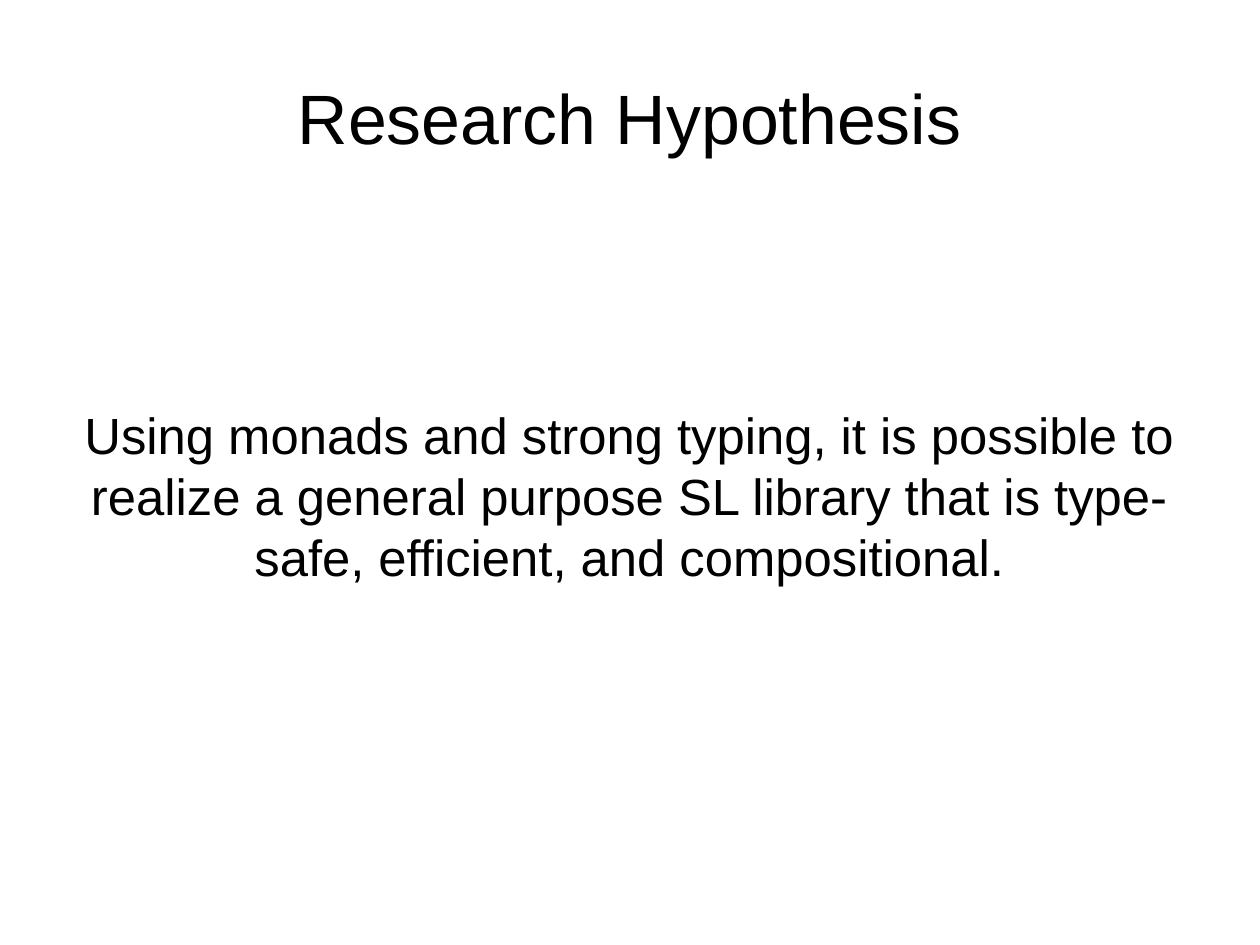
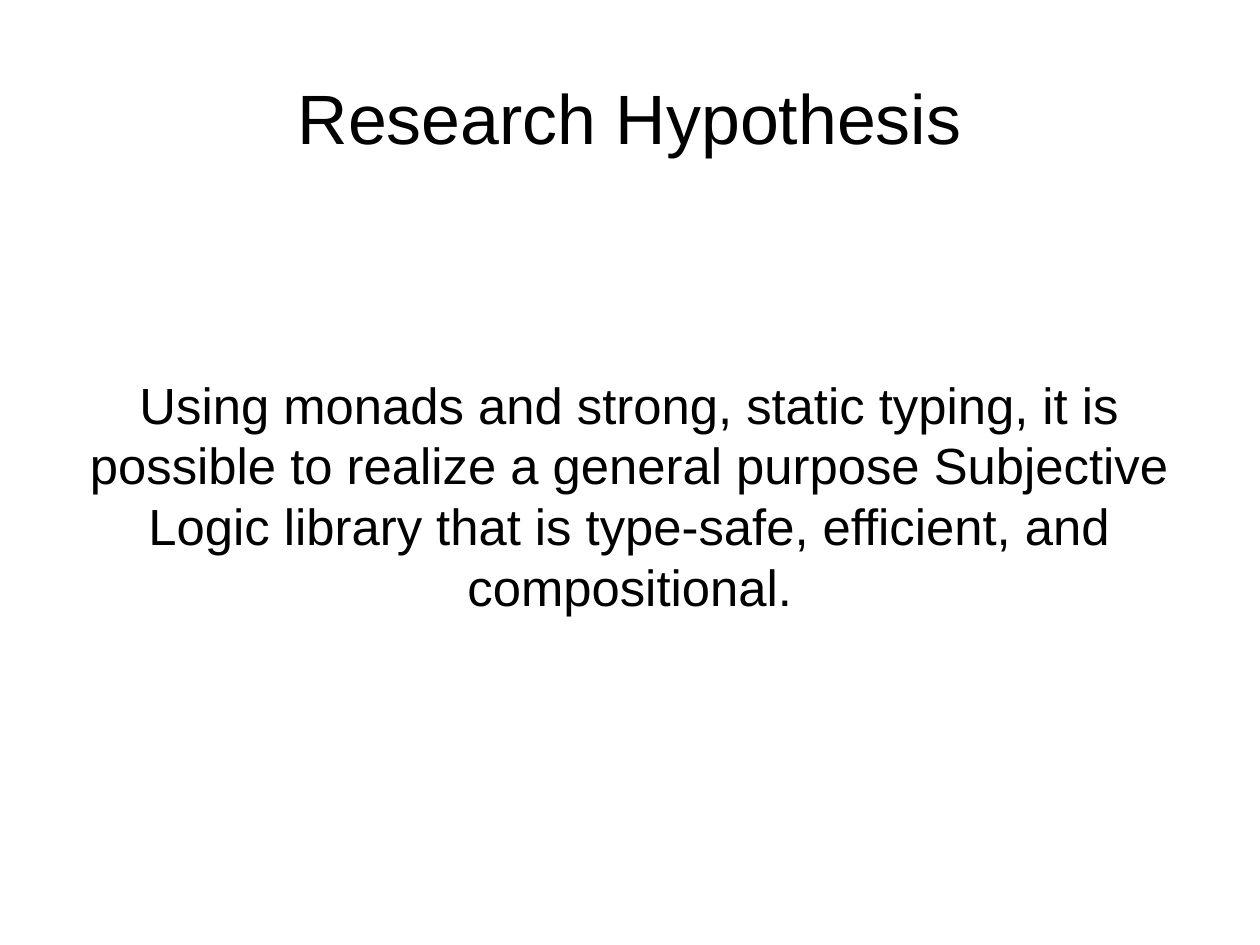
Before and after one commit to bstamour/SLHS, a slide deck: slide 31 of docs/proposal-from-bob.odp (slide 34 before the commit). Drawn at 1260x945 pixels with LibreOffice and Linux fonts; fonts in the diff are those of the drawing. Boxes give left, top, right and bottom in pixels: in the first picture for what was removed or moved away, otherwise in the second. Text is boxed around its words. In the diff, an @@ line names an element or a change of style, - is before the commit and + after.

```diff
--- a/docs/proposal-from-bob.odp
+++ b/docs/proposal-from-bob.odp
@@ subtitle at box(90, 387, 1168, 617): text changed @@
-Using monads and strong typing, it is possible to realize a general purpose SL library that is type-safe, efficient, and compositional.
+Using monads and strong, static typing, it is possible to realize a general purpose Subjective Logic library that is type-safe, efficient, and compositional.
```
Also in this commit, not shown: 8 other slides changed, 3 slides removed, 1 other file.
